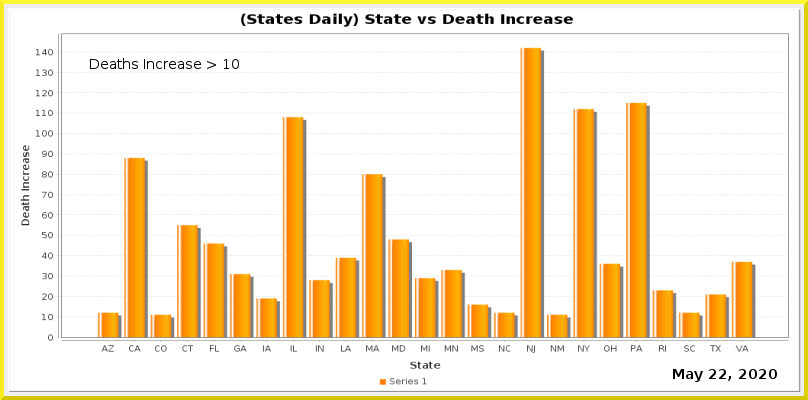
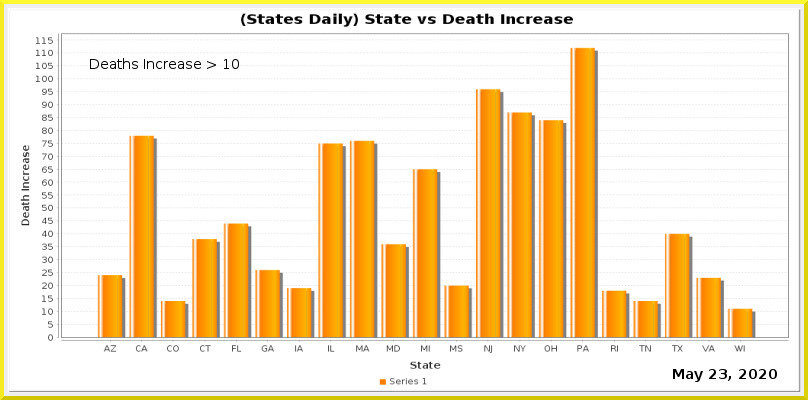
Layered file, before and after one edit (808 × 400). Changes by layer:
painted on "Current Date" over 719, 369, 727, 379
painted on "Date_vs_TestIncrease.png" over 36, 37, 789, 353
